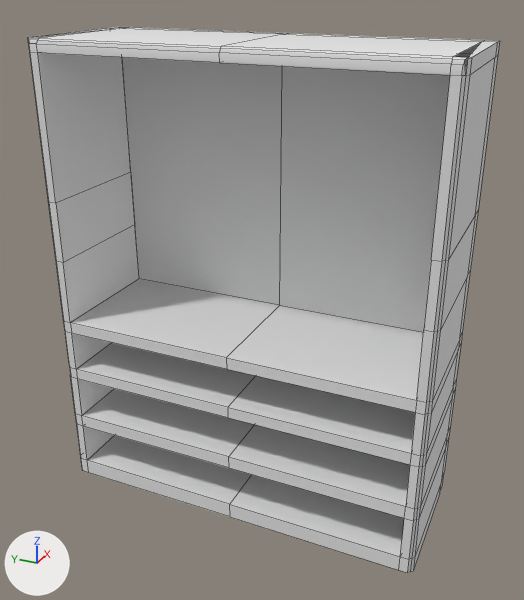
The FBX model TesisDV/Assets/Models/Models/BoyRoom/wardrobeKids.fbx: old version first, new version second.
One viewpoint serves both versions: a 50 mm lens placed at (-6.03, -2.86, 5.19), pointed at (-0.13, -0.2, 2.24). Arrows for +X, +Y and +Z are at lower left; the lights stay in place. Mesh edges are drawn as thin lines. Where no turn or scale is listed for an object, it has been applied to the vertices. Vertices at the same position are counted once.
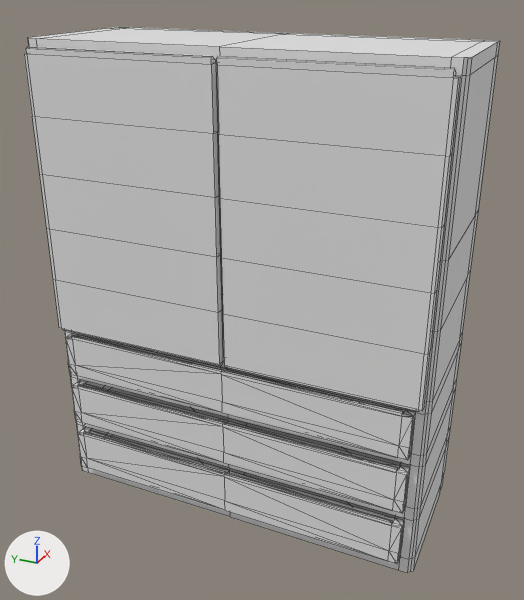
Edits to the scene script, one JSON object a line:
```json
{"block": "me_mesh", "where": "# used by ob_box001; location = (-0.13, -0.13, 0.0)"}
{"op": "remove", "block": "me_mesh", "code": "me_mesh.from_pydata(...)  # 235 vertices, 228 faces; spans x -0.63..0.79, y -1.9..1.9, z 0.01..4.64"}
{"op": "add", "block": "me_mesh", "code": "me_mesh.from_pydata(...)  # 222 vertices, 220 faces; spans x -0.63..0.79, y -1.9..1.9, z 0.01..4.64"}
{"block": "me_mesh", "change": "me_mesh part 1"}
{"block": "me_mesh", "change": "13 vertices are removed from x -0.63..-0.59, y -1.87..1.87, z 4.59..4.64"}
{"block": "me_mesh", "change": "18 faces are deleted"}
{"block": "me_mesh", "change": "10 new faces join them"}
{"op": "add", "block": "me_mesh_004", "code": ["me_mesh_004 = bpy.data.meshes.new('Mesh.004')", "me_mesh_004.from_pydata(...)  # 56 vertices, 46 faces; spans x -0.08..0.0, y -0.89..0.92, z -1.35..1.38"]}
{"op": "add", "block": "me_mesh_002", "code": ["me_mesh_002 = bpy.data.meshes.new('Mesh.002')", "me_mesh_002.from_pydata(...)  # 82 vertices, 160 faces; spans x 0.31..1.67, y -1.78..1.78, z -0.21..0.26"]}
{"op": "add", "block": "me_mesh_005", "code": ["me_mesh_005 = bpy.data.meshes.new('Mesh.005')", "me_mesh_005.from_pydata(...)  # 56 vertices, 46 faces; spans x -0.08..0.0, y -0.92..0.89, z -1.35..1.38"]}
{"op": "add", "block": "ob_object004", "code": ["ob_object004 = bpy.data.objects.new('Object004', me_mesh_004)", "ob_object004.location = (-0.82, 0.76, 3.21)"]}
{"op": "add", "block": "ob_object002", "code": ["ob_object002 = bpy.data.objects.new('Object002', me_mesh_002)", "ob_object002.location = (-1.18, -0.13, 0.99)"]}
{"op": "add", "block": "ob_object001", "code": ["ob_object001 = bpy.data.objects.new('Object001', me_mesh_002.copy())", "ob_object001.location = (-1.18, -0.13, 1.57)"]}
{"op": "add", "block": "ob_object003", "code": ["ob_object003 = bpy.data.objects.new('Object003', me_mesh_002.copy())", "ob_object003.location = (-1.18, -0.13, 0.4)"]}
{"op": "add", "block": "ob_object005", "code": ["ob_object005 = bpy.data.objects.new('Object005', me_mesh_005)", "ob_object005.location = (-0.82, -1.07, 3.21)"]}
```

Changed parts and their boxes (x1, y1, x2, y2) in the pictures (524 x 600 px):
```json
{"object": "Object005", "change": "added", "after": [217, 56, 460, 412]}
{"object": "Object004", "change": "added", "after": [24, 47, 223, 366]}
{"object": "Object001", "change": "added", "after": [65, 334, 415, 460]}
{"object": "Object002", "change": "added", "after": [71, 380, 410, 514]}
{"object": "Object003", "change": "added", "after": [77, 427, 404, 564]}
{"part": 1, "of": "me_mesh", "change": "cut back", "before": [28, 28, 497, 76], "after": [28, 28, 497, 76]}
```
